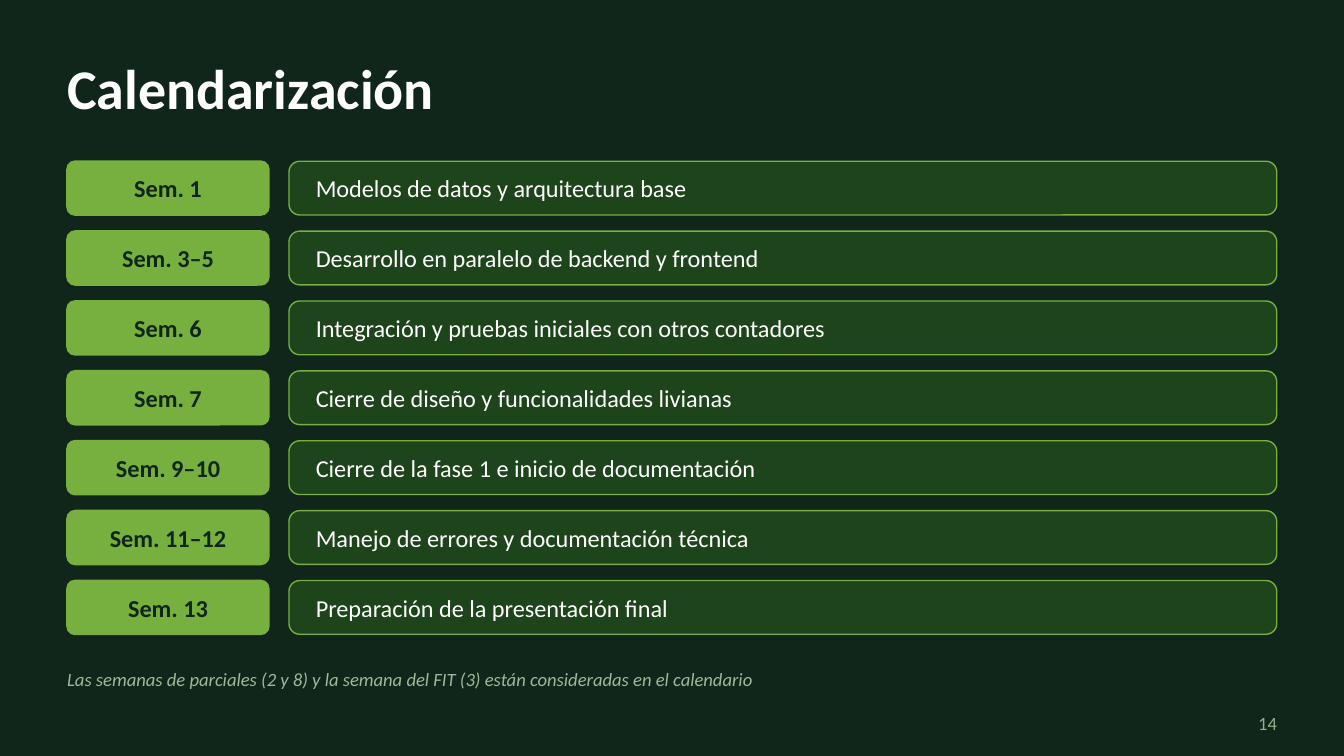
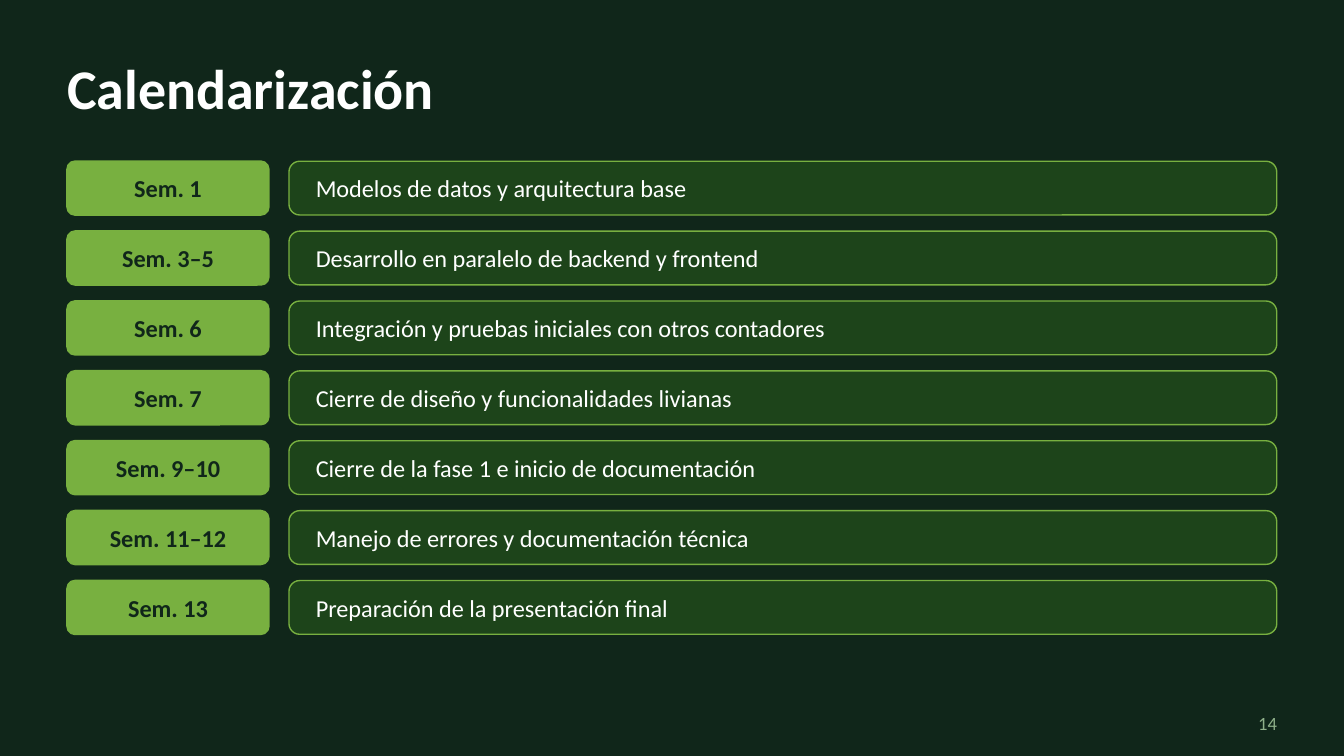
Before and after one commit to Zylohw/Leaf-Counter, a slide deck: slide 14 of docs/Presentacion/Leaf_Presentacion_v1.pptx. Drawn at 1344x756 pixels with LibreOffice and Linux fonts; fonts in the diff are those of the drawing. Boxes give left, top, right and bottom in pixels: in the first picture for what was removed or moved away, otherwise in the second. Text is boxed around its words. In the diff, an @@ line names an element or a change of style, - is before the commit and + after.

```diff
--- a/docs/Presentacion/Leaf_Presentacion_v1.pptx
+++ b/docs/Presentacion/Leaf_Presentacion_v1.pptx
@@ text removed at (67, 672, 752, 689) @@
-Las semanas de parciales (2 y 8) y la semana del FIT (3) están consideradas en el calendario
```
Also in this commit, not shown: 28 other slides changed, 2 slides added, 5 slides removed, 1 other file.
